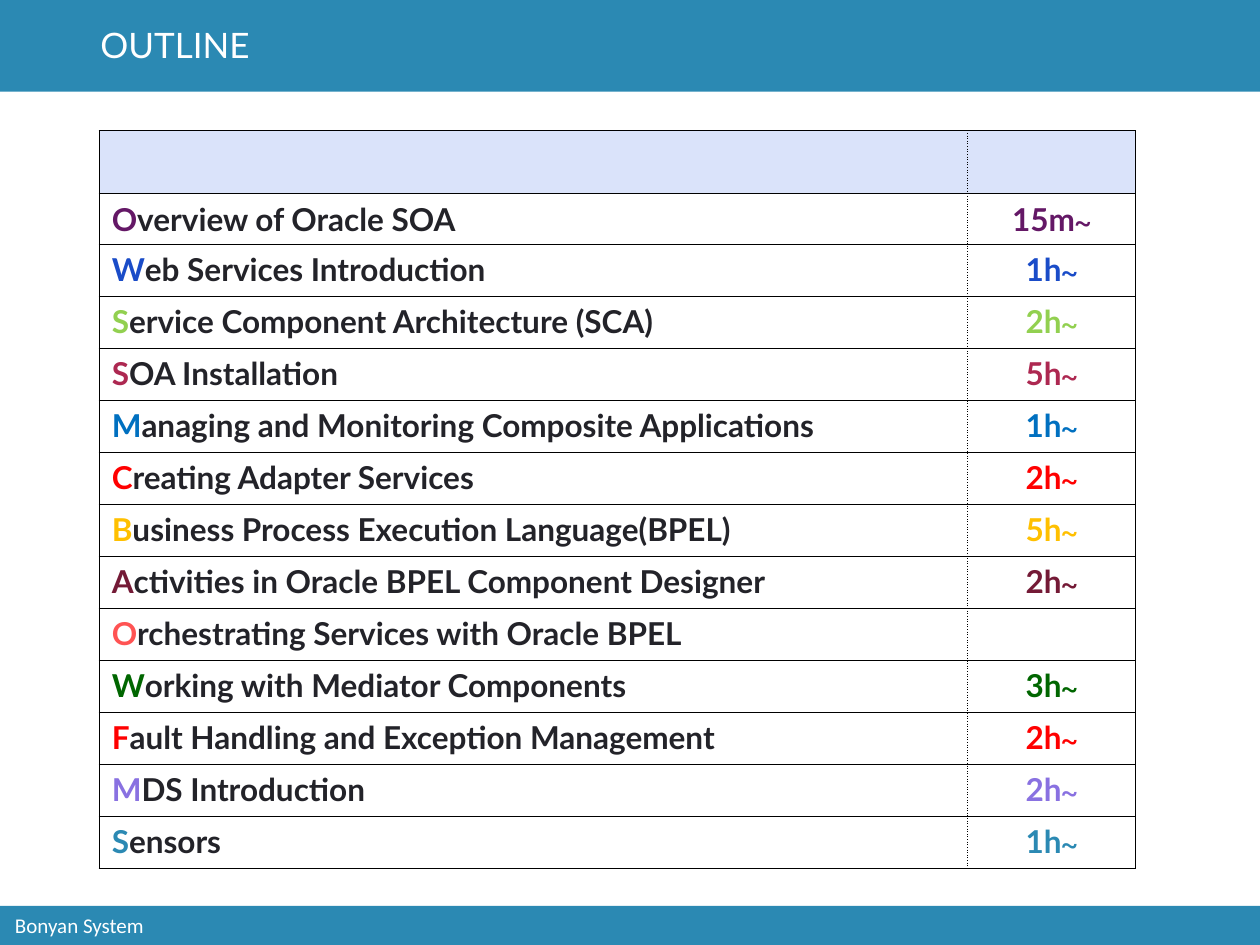
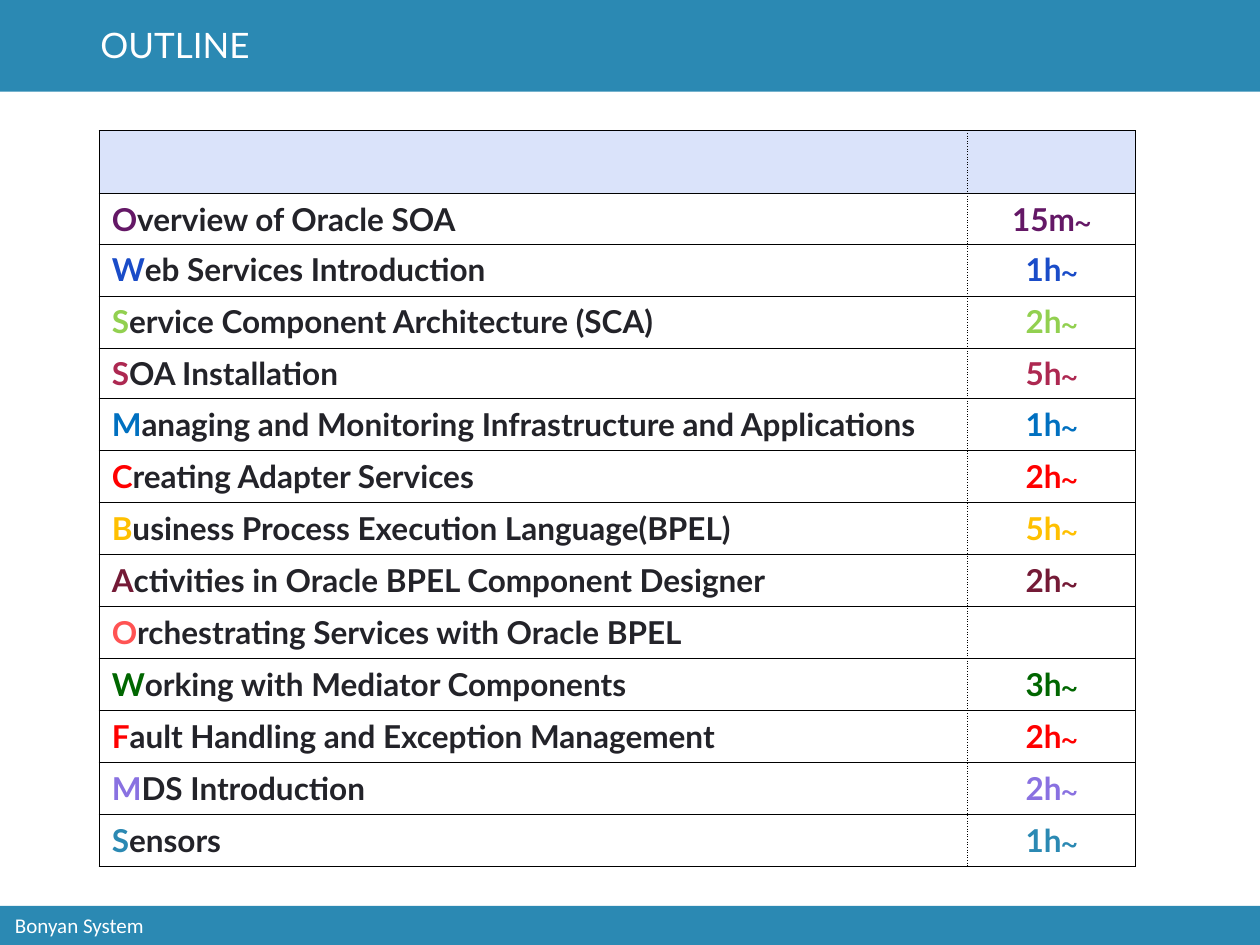
Before and after one commit to catcry/soaTraining, a slide deck: slide 2 of Presentation/soaTrainingPresentation.pptx. Drawn at 1260x945 pixels with LibreOffice and Linux fonts; fonts in the diff are those of the drawing; background and template pictures are left out. Boxes give left, top, right and bottom in pixels: in the first picture for what was removed or moved away, otherwise in the second. Text is boxed around its words. In the diff, an @@ line names an element or a change of style, - is before the commit and + after.

```diff
--- a/Presentation/soaTrainingPresentation.pptx
+++ b/Presentation/soaTrainingPresentation.pptx
@@ table at [100, 131, 1135, 861] @@
-row 6, column 1: Managing and Monitoring Composite Applications
+row 6, column 1: Managing and Monitoring Infrastructure and Applications
```
Also in this commit, not shown: 3 slides added, 1 slide removed.
